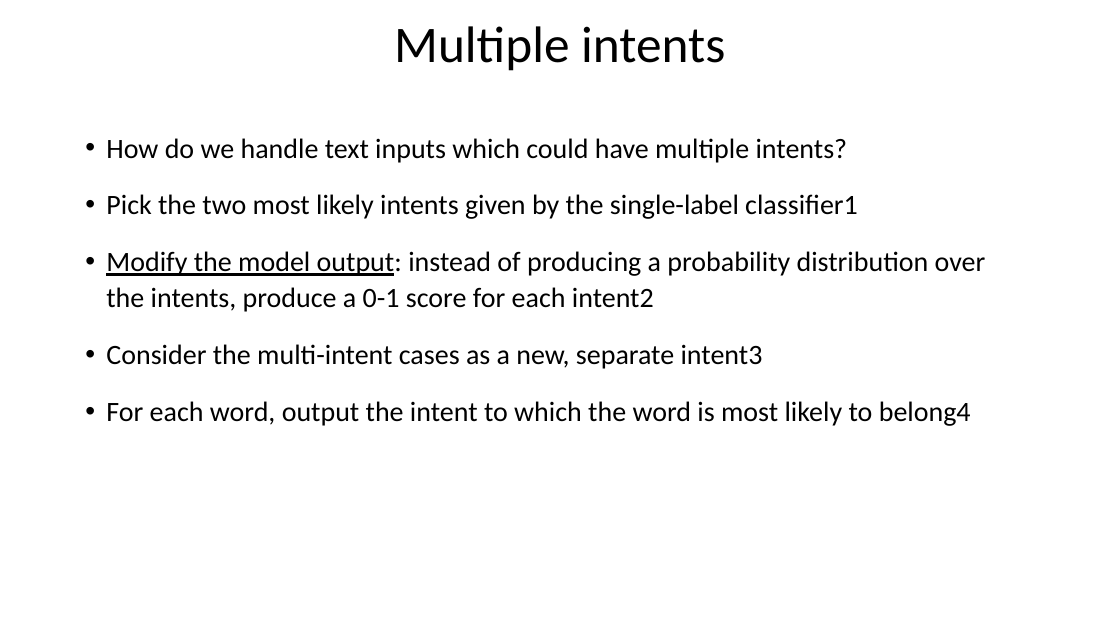
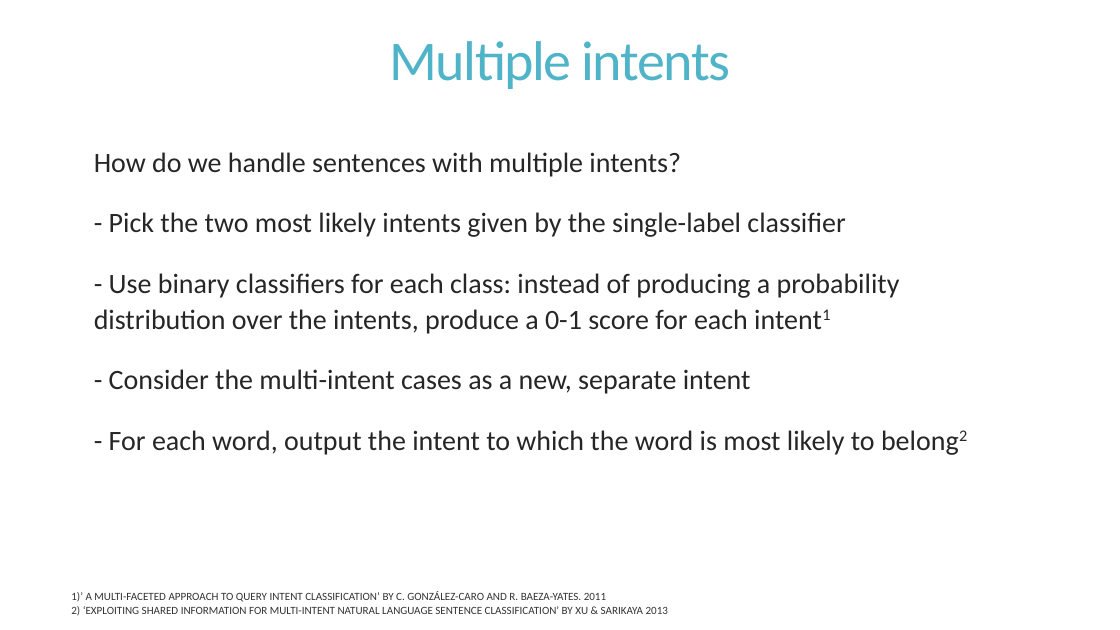
Before and after one commit to AndreaLK3/IntentRecognition, a slide deck: slide 12 of IntentDetectionAndTask.pptx (slide 10 before the commit). Drawn at 1120x630 pixels with LibreOffice and Linux fonts; fonts in the diff are those of the drawing. Boxes give left, top, right and bottom in pixels: in the first picture for what was removed or moved away, otherwise in the second. Text is boxed around its words. In the diff, an @@ line names an element or a change of style, - is before the commit and + after.

```diff
--- a/IntentDetectionAndTask.pptx
+++ b/IntentDetectionAndTask.pptx
@@ text "Multiple intents": place and size @@
-text "Multiple intents" at [394, 26, 725, 71]
+text "Multiple intents" at [389, 41, 730, 89]
@@ text "Multiple intents" at [389, 41, 730, 89]: size 44 to 48 pt, text colour #000000 to #50B4C8, letter spacing 0 to -1.2 pt; line spacing 0.9 to 0.85 @@
@@ text at [94, 152, 900, 455]: text changed; text colour #000000 to #262626 @@
-• How do we handle text inputs which could have multiple intents?
-• Pick the two most likely intents given by the single-label classifier1
-• Modify the model output: instead of producing a probability distribution over the intents, produce a 0-1 score for each intent2
-• Consider the multi-intent cases as a new, separate intent3
-• For each word, output the intent to which the word is most likely to belong4
+  How do we handle sentences with multiple intents?
+  - Pick the two most likely intents given by the single-label classifier
+  - Use binary classifiers for each class: instead of producing a probability distribution over the intents, produce a 0-1 score for each intent1
+  - Consider the multi-intent cases as a new, separate intent
+  - For each word, output the intent to which the word is most likely to belong2
@@ text added at [71, 591, 668, 616], 9.5 pt, text #000000 at 80% opacity @@
+1)’ A MULTI-FACETED APPROACH TO QUERY INTENT CLASSIFICATION’ BY C. GONZÁLEZ-CARO AND R. BAEZA-YATES. 2011
+2) ‘EXPLOITING SHARED INFORMATION FOR MULTI-INTENT NATURAL LANGUAGE SENTENCE CLASSIFICATION’ BY XU & SARIKAYA 2013
```
Also in this commit, not shown: 11 other slides changed, 3 slides added, 1 slide removed, 11 other files.
